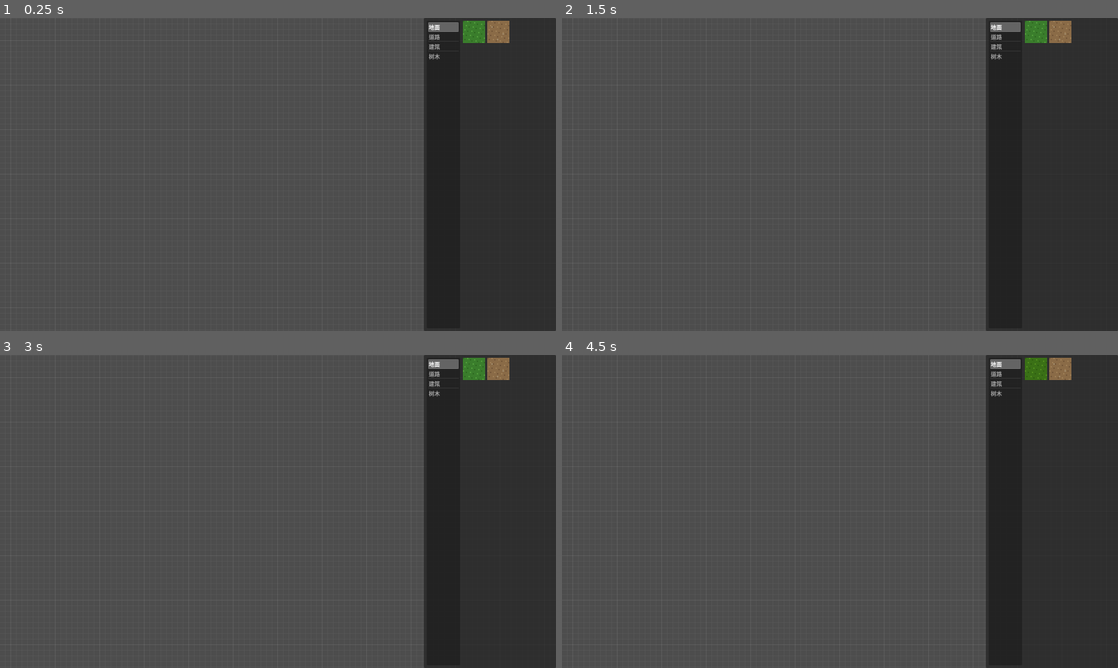
Above: before the commit, frames 1-4 (two rows, left to right).
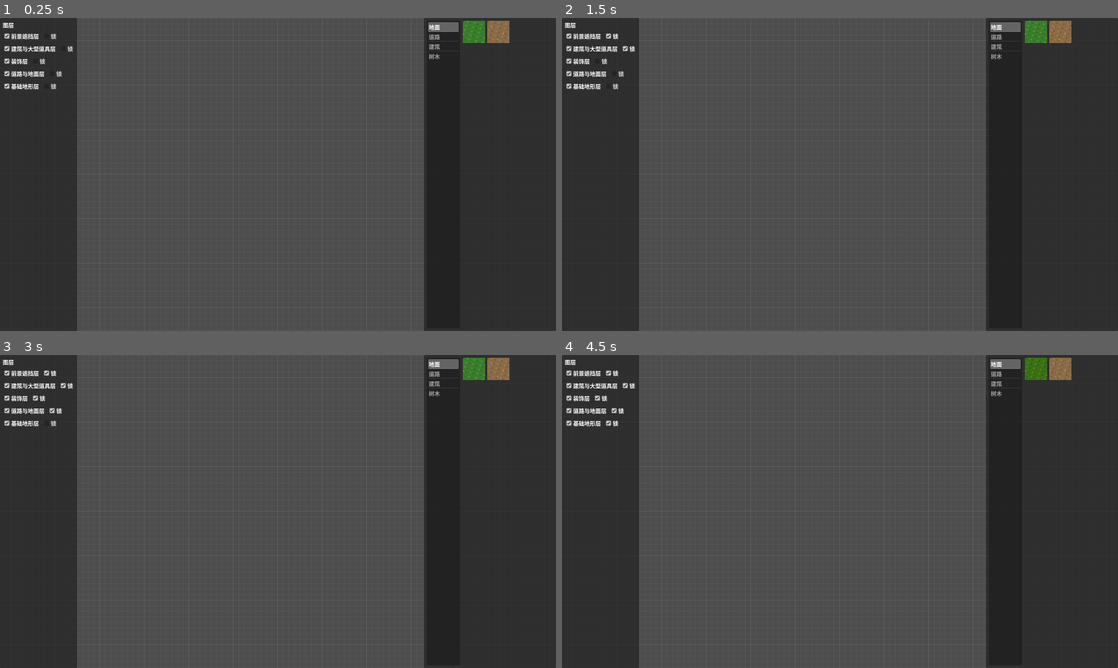
Above: after the commit, the same moments.

Repository: Xeehho/tilemason
Game: Godot game, scene res://scenes/main.tscn
The game is run twice, just before and just after one commit, with the same random seed, the same clock (stepped at 60 frames per second) and the same inputs.
Inputs (mouse positions are in pixels of both pictures, inside the frame that each line leads up to):
- Up to frame 1 (0.25 s): no input
- Up to frame 2 (1.5 s): click (612, 36) at 0.5 s, where only the run after the commit has a clickable "锁"; click (628, 49) at 1.25 s, where only the run after the commit has a clickable "锁"
- Up to frame 3 (3 s): click (38, 398) at 2 s, where only the run after the commit has a clickable "锁"; click (55, 411) at 2.75 s, where only the run after the commit has a clickable "锁"
- Up to frame 4 (4.5 s): click (612, 423) at 3.5 s, where only the run after the commit has a clickable "锁"; click (1034, 367) at 4.27 s

The runs differ from the first frame. In frame 1, 14% of the frame differs, in the area x 0-14%, y 0-100%; in frame 2, 14%; in frame 3, 14%; in frame 4, 14%.

Commit message:
feat: 最小图层面板——显示/隐藏与锁定（P0·验收 6 补全）
- 新增 LayerPanel（src/ui/layer_panel.gd）：左侧全高停靠，五行按
  design.md §4 视觉自顶向下（前景遮挡层在最上），每行图层名勾选框
  （显示/隐藏）+「锁」勾选框（锁定/解锁）；透明度/独显/排序属 P1
- MapDocument 新增 layer_changed 信号（set_layer_property 发出），
  图层面板与视图状态双向同步
- MapView 响应图层 visible：隐藏/显示该层全部 Sprite；隐藏期间新增的
  Sprite 按层当前状态初始化可见性；物件层同样生效
- 锁定勾选直接启用既有数据层写保护：锁定地面层后道路/地砖放置与
  擦除被拒，建筑（装饰层）操作不受影响——验收第 6 条由「部分」转通过
- 载入新文档（Ctrl+L）时图层面板与视图一并重绑，避免旧文档信号残留
- map_view 探针扩至 29 项：图层可见性 5 断言（默认可见/隐藏生效/
  隐藏期间新增也隐藏/恢复可见/物件层生效）
- 验证：check-only 全 0、探针 29/29+42/42、冒烟含自动载入正常；
  截图经视觉分析确认面板五行层级名正确、无遮挡缺陷
- P0 阶段走查更新：8/9 通过，仅剩验收 9（地图检查，属后续阶段）

Co-authored-by: GLM <noreply@z.ai>

Diff:
--- a/probes/map_view_probe.gd
+++ b/probes/map_view_probe.gd
@@ -23,6 +23,7 @@
 	_test_undo(doc, view)
 	_test_pick(doc, view)
 	_test_stroke(doc, view)
+	_test_layer_visibility(doc, view)
 	_test_rebuild(doc, lib, view)
 	_cleanup()
 	print("[TileMason] 探针结束：通过 %d / 失败 %d" % [_pass, _fail])
@@ -133,6 +134,25 @@
 	stack.redo()
 	_check(view.get_tile_sprite(layer, cells[2]) != null, "重做整段恢复")
 
+func _test_layer_visibility(doc: MapDocument, view: MapView) -> void:
+	var cell := Vector2i(20, 5)
+	doc.set_tile("ground", cell, "probe_mv/tiles/tile.png")
+	var s := view.get_tile_sprite("ground", cell)
+	_check(s != null and s.visible, "默认层可见")
+	doc.set_layer_property("ground", "visible", false)
+	_check(s != null and not s.visible, "隐藏图层后 Sprite 隐藏")
+	doc.set_tile("ground", cell + Vector2i(1, 0), "probe_mv/tiles/tile.png") # 隐藏期间新增
+	var s2 := view.get_tile_sprite("ground", cell + Vector2i(1, 0))
+	_check(s2 != null and not s2.visible, "隐藏期间新增的 Sprite 也隐藏")
+	doc.set_layer_property("ground", "visible", true)
+	_check(s != null and s.visible and s2 != null and s2.visible, "恢复显示后全部可见")
+	# 物件层同样生效
+	var obj_id := doc.add_object({"asset_id": "probe_mv/props/prop.png", "layer": "deco", "cell": Vector2i(20, 5)})
+	var os := view.get_object_sprite(obj_id)
+	doc.set_layer_property("deco", "visible", false)
+	_check(os != null and not os.visible, "物件层隐藏生效")
+	doc.set_layer_property("deco", "visible", true)
+
 func _test_rebuild(doc: MapDocument, lib: AssetLibrary, view: MapView) -> void:
 	var tiles_before := view.tile_sprite_count()
 	doc.set_tile("terrain", Vector2i(1, 1), "probe_mv/tiles/tile.png")
--- a/src/canvas/map_view.gd
+++ b/src/canvas/map_view.gd
@@ -37,6 +37,7 @@
 	document.object_added.connect(func(id: int) -> void: _sync_object(id))
 	document.object_changed.connect(func(id: int) -> void: _sync_object(id))
 	document.object_removed.connect(func(id: int) -> void: _remove_object(id))
+	document.layer_changed.connect(_on_layer_changed)
 	_rebuild()
 
 ## ---- 供探针/工具检视 ----
@@ -91,6 +92,23 @@
 func _tile_key(layer_id: String, coords: Vector2i) -> String:
 	return "%s|%d,%d" % [layer_id, coords.x, coords.y]
 
+## 图层属性变化：visible 隐藏/显示该层全部 Sprite（design.md §4 显示/隐藏）
+func _on_layer_changed(layer_id: String, key: String) -> void:
+	if key != "visible":
+		return
+	var visible := bool(document.get_layer(layer_id).get("visible", true))
+	for key2 in _tile_sprites.keys():
+		if str(key2).begins_with(layer_id + "|"):
+			(_tile_sprites[key2] as Sprite2D).visible = visible
+	for obj in document.get_objects_on_layer(layer_id):
+		var sprite := _object_sprites.get(int((obj as Dictionary)["id"])) as Sprite2D
+		if sprite != null:
+			sprite.visible = visible
+
+## 新建 Sprite 时应用所属图层当前可见性
+func _apply_layer_visible(sprite: Sprite2D, layer_id: String) -> void:
+	sprite.visible = bool(document.get_layer(layer_id).get("visible", true))
+
 func _on_tile_changed(layer_id: String, coords: Vector2i) -> void:
 	var entry := document.get_tile(layer_id, coords)
 	if entry.is_empty():
@@ -112,6 +130,7 @@
 		sprite.centered = false # 规则方块左上角锚（design.md §2.1）
 		add_child(sprite)
 		_tile_sprites[key] = sprite
+		_apply_layer_visible(sprite, layer_id)
 	sprite.texture = tex
 	sprite.position = Vector2(coords) * grid_px
 	sprite.z_index = int(_layer_z.get(layer_id, 0))
@@ -131,6 +150,7 @@
 		sprite = Sprite2D.new()
 		_props_root.add_child(sprite)
 		_object_sprites[object_id] = sprite
+		_apply_layer_visible(sprite, str(obj["layer"]))
 	sprite.texture = tex
 	sprite.flip_h = bool(obj["mirror_h"])
 	sprite.flip_v = bool(obj["mirror_v"])
--- a/src/core/map_document.gd
+++ b/src/core/map_document.gd
@@ -10,6 +10,7 @@
 signal object_added(object_id: int)
 signal object_removed(object_id: int)
 signal object_changed(object_id: int)
+signal layer_changed(layer_id: String, key: String)
 
 const FORMAT_VERSION: int = 1
 const ANCHOR_BOTTOM_CENTER: String = "bottom_center" # 独立物件默认锚点
@@ -67,6 +68,7 @@
 		push_warning("[TileMason] set_layer_property：图层不存在 %s" % layer_id)
 		return false
 	_layers[idx][key] = value
+	layer_changed.emit(layer_id, key)
 	return true
 
 func is_layer_locked(layer_id: String) -> bool:
--- a/src/main.gd
+++ b/src/main.gd
@@ -47,6 +47,8 @@
 	# 启动自动载入上次存档（验收 8：保存后重新打开仍可编辑）
 	if FileAccess.file_exists(MAP_PATH):
 		_load_map(false)
+
+	_build_layer_panel()
 
 	_preview = Sprite2D.new()
 	_preview.modulate.a = 0.5 # 半透明预览（design.md §2.1）
@@ -145,6 +147,7 @@
 	_view = MapView.new()
 	_view.setup(_document, _library)
 	add_child(_view)
+	_build_layer_panel() # 重绑新文档
 	var tiles := 0
 	for layer in _document.get_layers():
 		tiles += _document.get_tile_coords(str((layer as Dictionary)["id"])).size()
@@ -351,6 +354,26 @@
 	_panel.offset_top = 0
 	_panel.offset_bottom = 0
 
+var _layer_panel: LayerPanel ## 图层面板（载入新文档时重绑）
+
+## 图层面板：左侧全高停靠（design.md §4 最小版：显示/锁定）
+func _build_layer_panel() -> void:
+	if _layer_panel == null:
+		var layer_ui := CanvasLayer.new()
+		layer_ui.layer = 10
+		add_child(layer_ui)
+		_layer_panel = LayerPanel.new()
+		layer_ui.add_child(_layer_panel)
+		_layer_panel.anchor_left = 0.0
+		_layer_panel.anchor_right = 0.0
+		_layer_panel.anchor_top = 0.0
+		_layer_panel.anchor_bottom = 1.0
+		_layer_panel.offset_left = 0
+		_layer_panel.offset_right = 190
+		_layer_panel.offset_top = 0
+		_layer_panel.offset_bottom = 0
+	_layer_panel.setup(_document)
+
 func _on_asset_selected(asset_id: String) -> void:
 	_selected_asset_id = asset_id
 	var asset := _library.get_asset(asset_id)
--- /dev/null
+++ b/src/ui/layer_panel.gd
@@ -0,0 +1,74 @@
+class_name LayerPanel
+extends PanelContainer
+## 图层面板（最小版，design.md §4）：显示/隐藏 + 锁定/解锁
+## 列表按视觉自顶向下（前景在最上）；透明度/独显/排序属 P1
+## 全部节点代码动态创建
+
+var _document: MapDocument
+var _rows := {} # layer_id -> {visible: CheckBox, locked: CheckBox}
+
+func setup(doc: MapDocument) -> void:
+	_document = doc
+	custom_minimum_size = Vector2(190, 0)
+	for child in get_children(): # 重复 setup（载入新文档）时重建
+		child.queue_free()
+	_rows.clear()
+	_build()
+	if not _document.layer_changed.is_connected(_on_layer_changed):
+		_document.layer_changed.connect(_on_layer_changed)
+
+func _build() -> void:
+	var margin := MarginContainer.new()
+	margin.add_theme_constant_override("margin_left", 8)
+	margin.add_theme_constant_override("margin_right", 8)
+	margin.add_theme_constant_override("margin_top", 8)
+	margin.add_theme_constant_override("margin_bottom", 8)
+	margin.set_anchors_preset(Control.PRESET_FULL_RECT)
+	add_child(margin)
+
+	var box := VBoxContainer.new()
+	box.add_theme_constant_override("separation", 4)
+	box.set_anchors_preset(Control.PRESET_FULL_RECT)
+	margin.add_child(box)
+
+	var title := Label.new()
+	title.text = "图层"
+	box.add_child(title)
+
+	# 视觉自顶向下：图层栈倒序展示（栈底 terrain 显示在最下方）
+	var layers: Array = _document.get_layers()
+	for i in range(layers.size() - 1, -1, -1):
+		box.add_child(_make_row(layers[i] as Dictionary))
+
+func _make_row(layer: Dictionary) -> HBoxContainer:
+	var layer_id := str(layer["id"])
+	var row := HBoxContainer.new()
+	row.add_theme_constant_override("separation", 6)
+
+	var visible_box := CheckBox.new()
+	visible_box.text = str(layer["name"])
+	visible_box.button_pressed = bool(layer.get("visible", true))
+	visible_box.tooltip_text = "显示/隐藏该图层"
+	visible_box.toggled.connect(func(on: bool) -> void:
+		_document.set_layer_property(layer_id, "visible", on))
+	row.add_child(visible_box)
+
+	var locked_box := CheckBox.new()
+	locked_box.text = "锁"
+	locked_box.button_pressed = bool(layer.get("locked", false))
+	locked_box.tooltip_text = "锁定后该图层不可放置/擦除（防止误改）"
+	locked_box.toggled.connect(func(on: bool) -> void:
+		_document.set_layer_property(layer_id, "locked", on))
+	row.add_child(locked_box)
+
+	_rows[layer_id] = {"visible": visible_box, "locked": locked_box}
+	return row
+
+## 文档层属性被其他入口改动时（如探针/未来菜单）同步勾选状态
+func _on_layer_changed(layer_id: String, key: String) -> void:
+	if not _rows.has(layer_id) or not _rows[layer_id].has(key):
+		return
+	var layer := _document.get_layer(layer_id)
+	if layer.is_empty():
+		return
+	(_rows[layer_id][key] as CheckBox).set_pressed_no_signal(bool(layer.get(key, key != "locked")))
Not shown, added: src/ui/layer_panel.gd.uid
